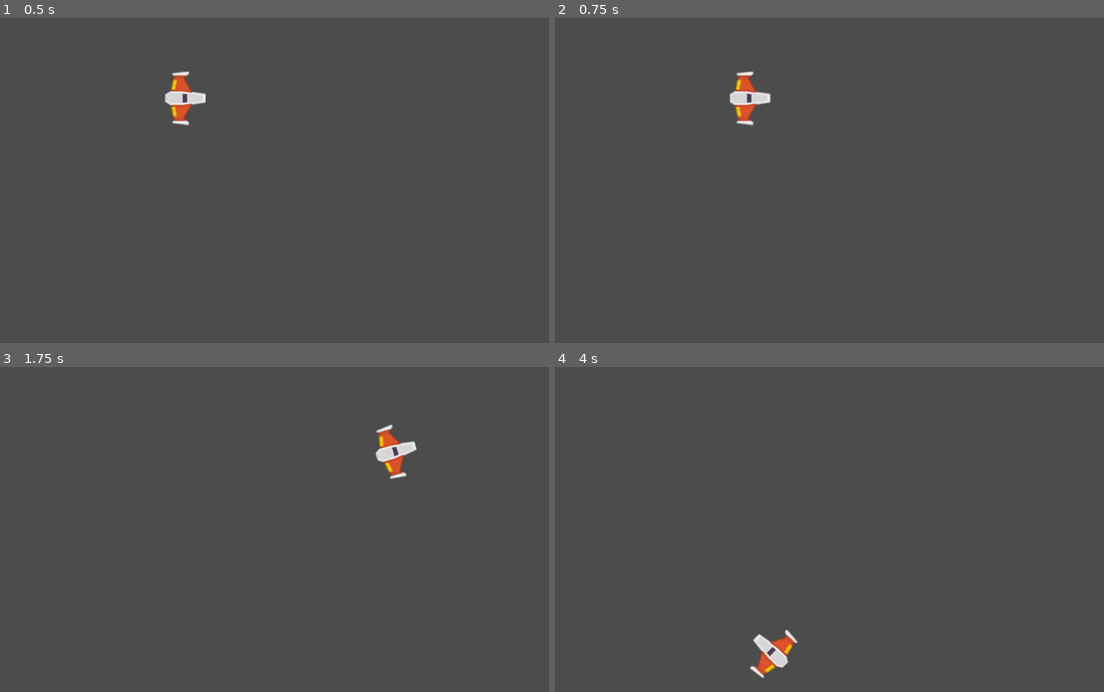
Above: before the commit, frames 1-4 (two rows, left to right).
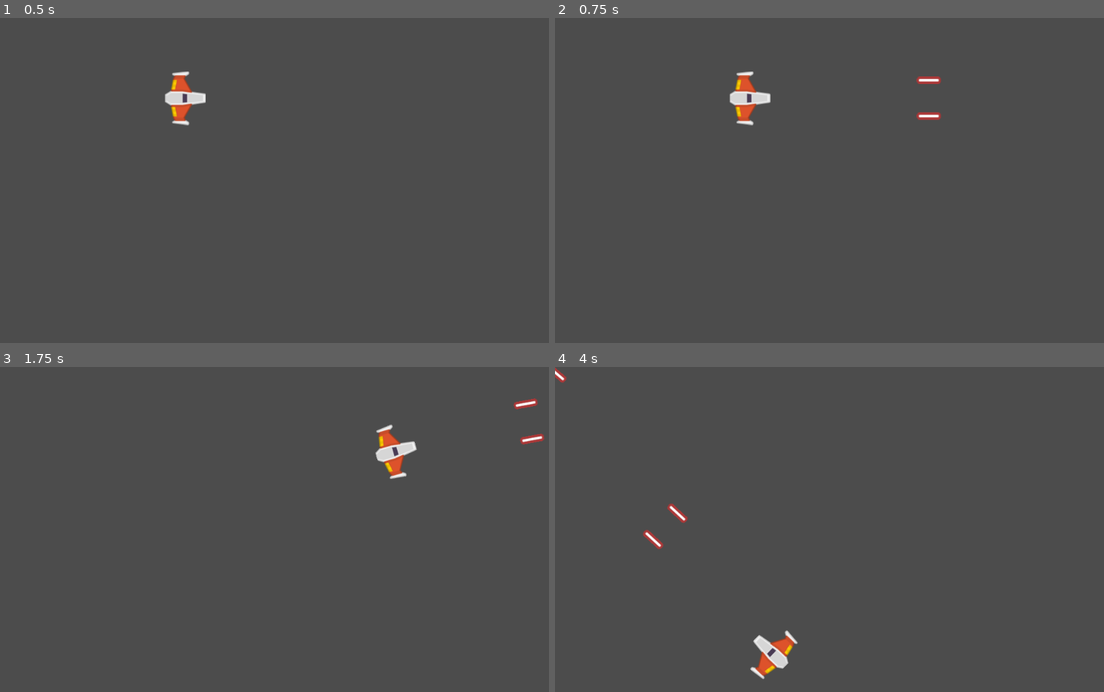
Above: after the commit, the same moments.

Repository: rominaBr/Meteoritos
Game: Godot game, scene res://Juegos/Niveles/NivelTest.tscn
Same seed, same stepped clock (60 frames per second), same inputs: the game is played once before the commit and once after it.
Inputs:
- Up to frame 1 (0.5 s): no input
- Up to frame 2 (0.75 s): tap Enter (disparo_principal, bound only after the commit) at 0.5 s; hold W (mover_adelante) from 0.53 s (still down); hold Enter (disparo_principal, bound only after the commit) from 0.53 s (still down)
- Up to frame 3 (1.75 s): release W (mover_adelante) at 1.28 s; release Enter (disparo_principal, bound only after the commit) at 1.28 s; hold S (mover_atras) from 1.28 s (still down); tap A (rotar_antihorario) at 1.35 s; tap Enter (disparo_principal, bound only after the commit) at 1.55 s
- Up to frame 4 (4 s): release S (mover_atras) at 2.03 s; hold D (rotar_horario) 2.03-2.78 s; hold W (mover_adelante) 2.03-3.53 s; tap Enter (disparo_principal, bound only after the commit) at 2.3, 2.85 s; hold S (mover_atras) from 3.53 s (still down); hold Enter (disparo_principal, bound only after the commit) from 3.53 s (still down)

Frame 1 is identical in both runs. In frame 2, 0.2% of the frame differs, in the area x 65-71%, y 17-32%; in frame 3, 0.2%; in frame 4, 0.5%, in the area x 0-45%, y 0-97%.

Commit message:
laser principal

Diff:
--- /dev/null
+++ b/Juegos/Autoloads/Eventos.gd
@@ -0,0 +1,3 @@
+extends Node
+
+signal disparo(proyectil)
--- a/Juegos/Naves/Player/Player.gd
+++ b/Juegos/Naves/Player/Player.gd
@@ -9,12 +9,15 @@
 var empuje:Vector2 = Vector2.ZERO
 var dir_rotacion:int = 0
 
+## Atributos onready
+onready var canion:Canion = $Canion
+
 ## Metodos
 func _integrate_forces(state: Physics2DDirectBodyState) -> void:
 	apply_central_impulse(empuje.rotated(rotation))
 	apply_torque_impulse(dir_rotacion * potencia_rotacion)
 
-func _process(delta: float) -> void:
+func _process(_delta: float) -> void:
 	player_input()
 
 ## Metodos Custom
@@ -32,3 +35,10 @@
 		dir_rotacion -= 1
 	elif Input.is_action_pressed("rotar_horario"):
 		dir_rotacion += 1
+
+	## Disparo
+	if Input.is_action_pressed("disparo_principal"):
+		canion.set_esta_disparando(true)
+
+	if Input.is_action_just_released("disparo_principal"):
+		canion.set_esta_disparando(false)
--- a/Juegos/Naves/Player/Player.tscn
+++ b/Juegos/Naves/Player/Player.tscn
@@ -1,8 +1,9 @@
-[gd_scene load_steps=5 format=2]
+[gd_scene load_steps=6 format=2]
 
 [ext_resource path="res://Juegos/Naves/Player/player_orange.png" type="Texture" id=1]
 [ext_resource path="res://Juegos/Naves/Player/MaterialFisico.tres" type="PhysicsMaterial" id=2]
 [ext_resource path="res://Juegos/Naves/Player/Player.gd" type="Script" id=3]
+[ext_resource path="res://Juegos/Proyectiles/Canion.tscn" type="PackedScene" id=4]
 
 [sub_resource type="CircleShape2D" id=1]
 radius = 37.0
@@ -19,4 +20,15 @@
 texture = ExtResource( 1 )
 
 [node name="CollisionShape2D" type="CollisionShape2D" parent="."]
+position = Vector2( -1, 0 )
 shape = SubResource( 1 )
+
+[node name="Canion" parent="." instance=ExtResource( 4 )]
+
+[node name="PuntoIzquierdo" parent="Canion" index="0"]
+position = Vector2( 0, -33 )
+
+[node name="PuntoDerecho" parent="Canion" index="1"]
+position = Vector2( 0, 33 )
+
+[editable path="Canion"]
--- /dev/null
+++ b/Juegos/Niveles/Nivel.gd
@@ -0,0 +1,23 @@
+class_name Nivel
+extends Node2D
+
+
+## Atributos onready
+onready var contenedor_proyectiles:Node
+
+## Metodos
+func _ready() -> void:
+	conectar_seniales()
+	crear_contenedores()
+
+## Medodos custom
+func conectar_seniales() -> void:
+	Eventos.connect("disparo", self, "_on_disparo")
+
+func crear_contenedores() -> void:
+	contenedor_proyectiles = Node.new()
+	contenedor_proyectiles.name = "ContenedorProyectiles"
+	add_child(contenedor_proyectiles)
+
+func _on_disparo(proyectil:Proyectil) -> void:
+	add_child(proyectil)
--- a/Juegos/Niveles/NivelTest.tscn
+++ b/Juegos/Niveles/NivelTest.tscn
@@ -1,8 +1,10 @@
-[gd_scene load_steps=2 format=2]
+[gd_scene load_steps=3 format=2]
 
 [ext_resource path="res://Juegos/Naves/Player/Player.tscn" type="PackedScene" id=1]
+[ext_resource path="res://Juegos/Niveles/Nivel.gd" type="Script" id=2]
 
 [node name="NivelTest" type="Node2D"]
+script = ExtResource( 2 )
 
 [node name="Player" parent="." instance=ExtResource( 1 )]
 position = Vector2( 342, 148 )
--- /dev/null
+++ b/Juegos/Proyectiles/Canion.gd
@@ -0,0 +1,53 @@
+class_name Canion
+extends Node2D
+
+## Atributos export
+export var proyectil: PackedScene
+export var cadencia_disparo:float = 0.8
+export var velocidad_proyectil:int = 100
+export var danio_proyectil:int = 1
+
+## Atributos onready
+onready var timer_enfriamiento:Timer = $TimerEnfriamiento
+onready var disparo_sfx:AudioStreamPlayer2D = $DisparoSFX
+onready var esta_enfriado:bool = true
+onready var esta_disparando:bool = false setget set_esta_disparando
+
+## Atributos
+var puntos_disparo:Array = []
+
+## Setters y Getters
+func set_esta_disparando(disparando:bool) -> void:
+	esta_disparando = disparando
+
+## Metodos
+func _ready() -> void:
+	almacenar_puntos_disparo()
+	timer_enfriamiento.wait_time = cadencia_disparo
+
+func _process(_delta: float) -> void:
+	if esta_disparando and esta_enfriado:
+		disparar()
+
+## Metodos custom
+func almacenar_puntos_disparo() -> void:
+	for nodo in get_children():
+		if nodo is Position2D:
+			puntos_disparo.append(nodo)
+
+func disparar() -> void:
+	esta_enfriado = false
+	disparo_sfx.play()
+	timer_enfriamiento.start()
+	for punto_disparo in puntos_disparo:
+		var new_proyectil:Proyectil = proyectil.instance()
+		new_proyectil.crear(
+			punto_disparo.global_position,
+			get_owner().rotation,
+			velocidad_proyectil,
+			danio_proyectil
+			)
+		Eventos.emit_signal("disparo", new_proyectil)
+
+func _on_TimerEnfriamiento_timeout() -> void:
+	esta_enfriado = true
--- /dev/null
+++ b/Juegos/Proyectiles/Canion.tscn
@@ -0,0 +1,22 @@
+[gd_scene load_steps=4 format=2]
+
+[ext_resource path="res://Juegos/Proyectiles/Canion.gd" type="Script" id=1]
+[ext_resource path="res://Juegos/Proyectiles/Proyectil.tscn" type="PackedScene" id=2]
+[ext_resource path="res://Juegos/Proyectiles/laserSmall.ogg" type="AudioStream" id=3]
+
+[node name="Canion" type="Node2D"]
+script = ExtResource( 1 )
+proyectil = ExtResource( 2 )
+cadencia_disparo = 0.25
+velocidad_proyectil = 1600
+
+[node name="PuntoIzquierdo" type="Position2D" parent="."]
+
+[node name="PuntoDerecho" type="Position2D" parent="."]
+
+[node name="DisparoSFX" type="AudioStreamPlayer2D" parent="."]
+stream = ExtResource( 3 )
+
+[node name="TimerEnfriamiento" type="Timer" parent="."]
+
+[connection signal="timeout" from="TimerEnfriamiento" to="." method="_on_TimerEnfriamiento_timeout"]
--- /dev/null
+++ b/Juegos/Proyectiles/Proyectil.gd
@@ -0,0 +1,21 @@
+class_name Proyectil
+extends Area2D
+
+## Atributos
+var velocidad:Vector2 = Vector2.ZERO
+var danio:float
+
+## Métodos
+func crear(pos: Vector2, dir: float, vel: float, danio_p: int) -> void:
+	position = pos
+	rotation = dir
+	velocidad = Vector2(vel, 0).rotated(dir)
+
+func _physics_process(delta: float) -> void:
+	position += velocidad * delta
+
+
+
+
+func _on_VisibilityNotifier2D_screen_exited() -> void:
+	queue_free()
--- /dev/null
+++ b/Juegos/Proyectiles/Proyectil.tscn
@@ -0,0 +1,26 @@
+[gd_scene load_steps=4 format=2]
+
+[ext_resource path="res://Juegos/Proyectiles/proyectil.png" type="Texture" id=1]
+[ext_resource path="res://Juegos/Proyectiles/Proyectil.gd" type="Script" id=2]
+
+[sub_resource type="CapsuleShape2D" id=1]
+radius = 6.0
+height = 32.0
+
+[node name="Proyectil" type="Area2D"]
+script = ExtResource( 2 )
+
+[node name="Sprite" type="Sprite" parent="."]
+rotation = 1.5708
+scale = Vector2( 1.5, 1.2 )
+texture = ExtResource( 1 )
+
+[node name="CollisionShape2D" type="CollisionShape2D" parent="."]
+rotation = 1.5708
+shape = SubResource( 1 )
+
+[node name="VisibilityNotifier2D" type="VisibilityNotifier2D" parent="."]
+position = Vector2( 0, 5.96046e-08 )
+scale = Vector2( 1.8, 0.3125 )
+
+[connection signal="screen_exited" from="VisibilityNotifier2D" to="." method="_on_VisibilityNotifier2D_screen_exited"]
--- a/project.godot
+++ b/project.godot
@@ -9,13 +9,31 @@
 config_version=4
 
 _global_script_classes=[ {
+"base": "Node2D",
+"class": "Canion",
+"language": "GDScript",
+"path": "res://Juegos/Proyectiles/Canion.gd"
+}, {
+"base": "Node2D",
+"class": "Nivel",
+"language": "GDScript",
+"path": "res://Juegos/Niveles/Nivel.gd"
+}, {
 "base": "RigidBody2D",
 "class": "Player",
 "language": "GDScript",
 "path": "res://Juegos/Naves/Player/Player.gd"
+}, {
+"base": "Area2D",
+"class": "Proyectil",
+"language": "GDScript",
+"path": "res://Juegos/Proyectiles/Proyectil.gd"
 } ]
 _global_script_class_icons={
-"Player": ""
+"Canion": "",
+"Nivel": "",
+"Player": "",
+"Proyectil": ""
 }
 
 [application]
@@ -23,6 +41,10 @@
 config/name="Meteoritos_Juego"
 run/main_scene="res://Juegos/Niveles/NivelTest.tscn"
 config/icon="res://icon.png"
+
+[autoload]
+
+Eventos="*res://Juegos/Autoloads/Eventos.gd"
 
 [gui]
 
@@ -54,6 +76,11 @@
 , Object(InputEventKey,"resource_local_to_scene":false,"resource_name":"","device":0,"alt":false,"shift":false,"control":false,"meta":false,"command":false,"pressed":false,"scancode":0,"physical_scancode":16777231,"unicode":0,"echo":false,"script":null)
  ]
 }
+disparo_principal={
+"deadzone": 0.5,
+"events": [ Object(InputEventKey,"resource_local_to_scene":false,"resource_name":"","device":0,"alt":false,"shift":false,"control":false,"meta":false,"command":false,"pressed":false,"scancode":0,"physical_scancode":16777221,"unicode":0,"echo":false,"script":null)
+ ]
+}
 
 [physics]
 
Not shown, added: Juegos/Proyectiles/laserSmall.ogg.import
Binary file added: Juegos/Proyectiles/proyectil.png
Not shown, added: Juegos/Proyectiles/proyectil.png.import
Not shown, added: Juegos/Proyectiles/laserSmall.ogg
